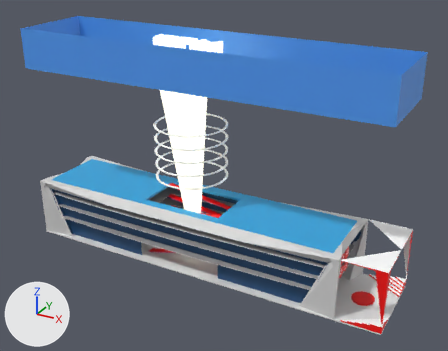
Before and after pictures for a commit that changed the glTF model e7f4045f-cb85-43e5-963c-173760106dbe/building.glb.
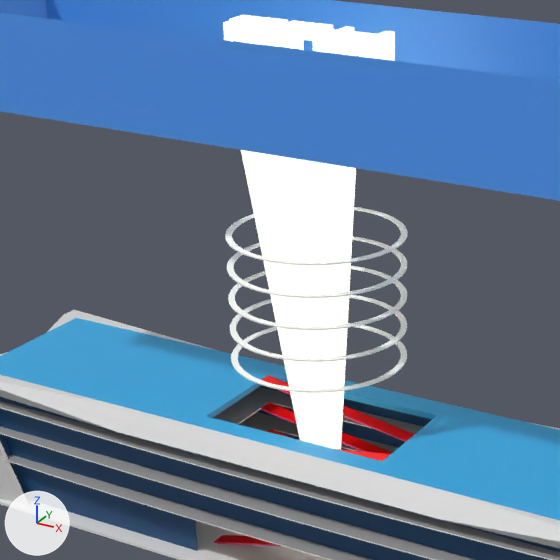
Each version is shown whole from a camera (50 mm lens) standing at (105.2, -184.0, 127.5) and looking at (4.3, -0.5, 35.7), then close up on the part from 14% to 65% of the width and 8% to 74% of the height. The axes (+X, +Y, +Z) are drawn at lower left. The lights are the same throughout.

The scene before the commit, as lines of its bpy script (objects in view):
```python
ob_visualscenenode1_022 = bpy.data.objects.new('VisualSceneNode1.022', me_geometry23)
ob_visualscenenode1_022.location = (0.0, 0.0, 0.0)
ob_visualscenenode1_023 = bpy.data.objects.new('VisualSceneNode1.023', me_geometry24)
ob_visualscenenode1_023.location = (0.0, 0.0, 0.0)
ob_visualscenenode1_024 = bpy.data.objects.new('VisualSceneNode1.024', me_geometry25)
ob_visualscenenode1_024.location = (0.0, 0.0, 0.0)
ob_visualscenenode1_025 = bpy.data.objects.new('VisualSceneNode1.025', me_geometry26)
ob_visualscenenode1_025.location = (0.0, 0.0, 0.0)
ob_visualscenenode1_026 = bpy.data.objects.new('VisualSceneNode1.026', me_geometry27)
ob_visualscenenode1_026.location = (0.0, 0.0, 0.0)
ob_visualscenenode1_060 = bpy.data.objects.new('VisualSceneNode1.060', me_geometry61)
ob_visualscenenode1_060.location = (0.0, 0.0, 0.0)
# also in view: 'VisualSceneNode1.038' at (-2.6, -16.3, 77.4); 'VisualSceneNode1.043' at (-55.6, 10.1, 11.5); 'VisualSceneNode1.051' at (-55.6, -10.6, 11.5); 'VisualSceneNode1.037' at (-73.1, -0.3, 77.4); 'VisualSceneNode1.066' at (-8.6, 12.7, 14.0)
```
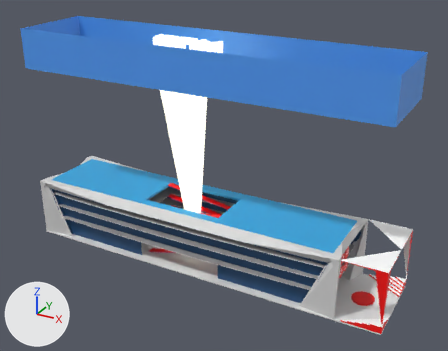
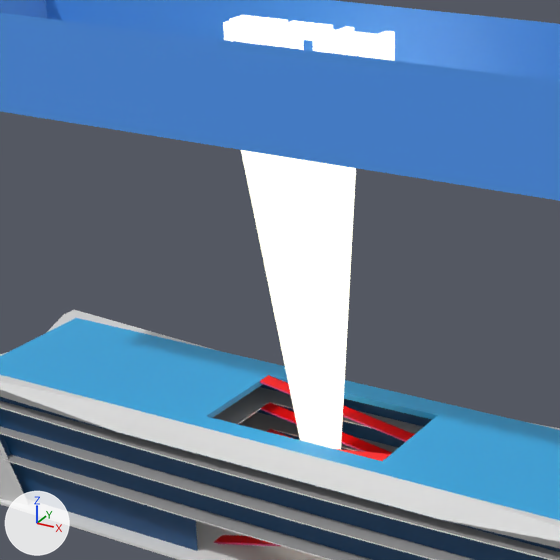
Boxes [x1, y1, x2, y2] around the edits, measured in the close-ups (560 x 560 px):
'VisualSceneNode1.026', deleted
    before: [231, 323, 407, 393]
'VisualSceneNode1.025', deleted
    before: [230, 295, 407, 362]
'VisualSceneNode1.024', deleted
    before: [228, 266, 407, 330]
'VisualSceneNode1.023', deleted
    before: [227, 236, 407, 298]
'VisualSceneNode1.022', deleted
    before: [225, 207, 408, 265]

What the commit changed:
Object 'VisualSceneNode1.022' (ob_visualscenenode1_022) is deleted.
Object 'VisualSceneNode1.023' (ob_visualscenenode1_023) is deleted.
Object 'VisualSceneNode1.024' (ob_visualscenenode1_024) is deleted.
Object 'VisualSceneNode1.025' (ob_visualscenenode1_025) is deleted.
Object 'VisualSceneNode1.026' (ob_visualscenenode1_026) is deleted.
